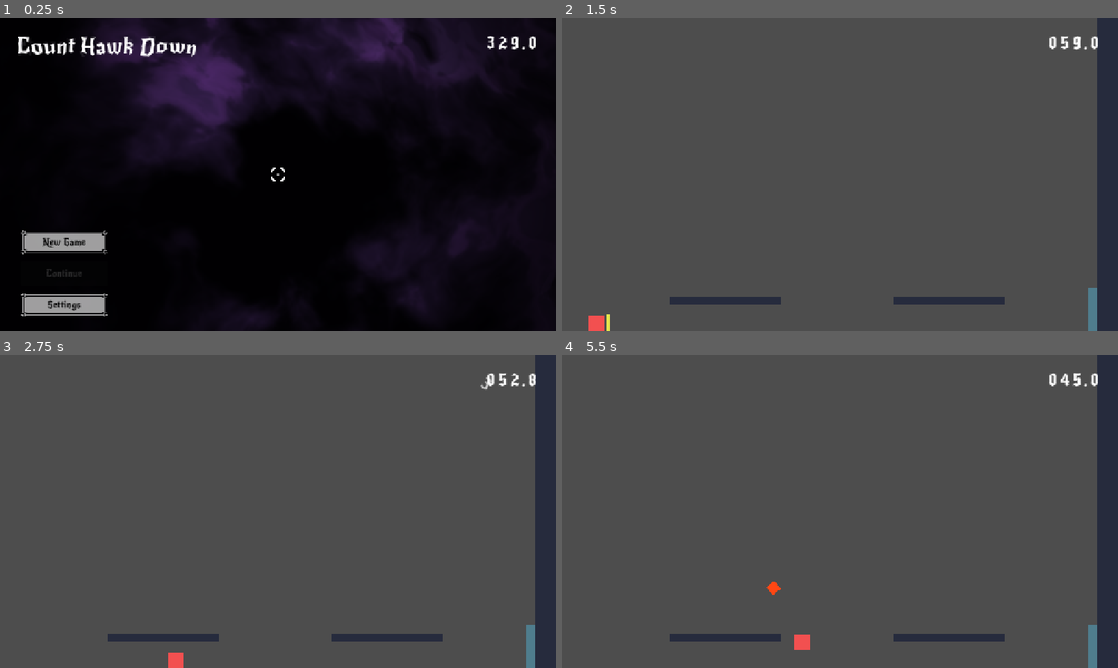
Above: before the commit, frames 1-4 (two rows, left to right).
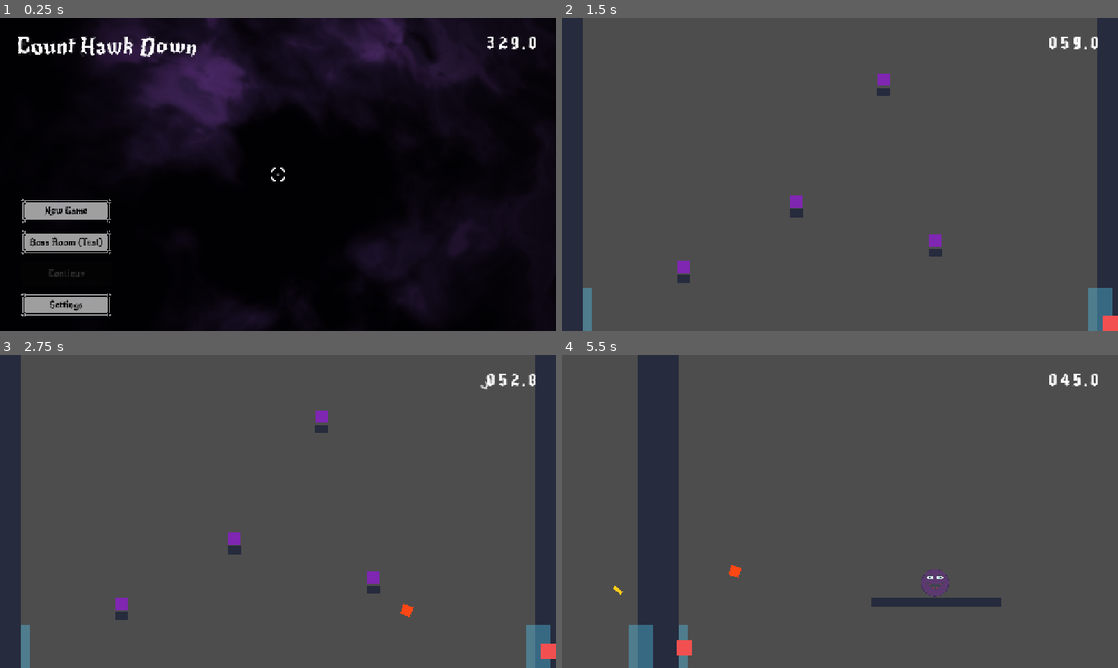
Above: after the commit, the same moments.

Repository: PACarniglia/count-hawk-down
Game: Godot game, scene res://scenes/MainMenu.tscn
Same seed, same stepped clock (60 frames per second), same inputs: the game is played once before the commit and once after it. The engine's default icon, where the game draws it, is replaced by a stand-in: a white triangle on a blue panel in a dark square. Sound files missing from this copy of the repository are replaced by a short silence.
Inputs (mouse positions are in pixels of both pictures, inside the frame that each line leads up to):
- Up to frame 1 (0.25 s): no input
- Up to frame 2 (1.5 s): click (628, 243) at 0.5 s, where only the run after the commit has a clickable "Boss Room (Test)"; tap Enter at 1.25 s; move the mouse to (962, 158) at 1.27 s; hold D (move_right) from 1.28 s (still down); click (962, 158) at 1.35 s
- Up to frame 3 (2.75 s): keep holding D (move_right); tap W (move_jump) at 1.52, 2.27 s; move the mouse to (166, 527) at 2.02 s; right-click (166, 527) at 2.1 s
- Up to frame 4 (5.5 s): move the mouse to (895, 442) at 2.77 s; release D (move_right) at 2.78 s; hold A (move_left) 2.78-3.53 s; click (895, 442) at 2.85 s; move the mouse to (812, 574) at 3.52 s; hold D (move_right) 3.53-5.03 s; right-click (812, 574) at 3.6 s; click (812, 574) at 3.67 s; tap W (move_jump) at 3.77, 4.52, 5.27 s; move the mouse to (1006, 558) at 4.27 s; click (1006, 558) at 4.35 s; move the mouse to (673, 464) at 5.02 s; hold A (move_left) from 5.03 s (still down); right-click (673, 464) at 5.1 s

The runs differ from the first frame. In frame 1, 1.8% of the frame differs, in the area x 3-97%, y 5-96%; in frame 2, 6.2%; in frame 3, 6.2%; in frame 4, 14%, in the area x 9-100%, y 0-100%.

Commit message:
feat(boss): implement boss test room and boss animations

Diff:
--- a/project.godot
+++ b/project.godot
@@ -70,6 +70,7 @@
 
 [rendering]
 
+textures/canvas_textures/default_texture_filter=0
 rendering_device/driver.windows="d3d12"
 
 [text_editor]
--- a/scenes/MainMenuScreen.tscn
+++ b/scenes/MainMenuScreen.tscn
@@ -29,6 +29,11 @@
 size_flags_horizontal = 3
 text = "New Game"
 
+[node name="BossTestButton" parent="MenuButtons" instance=ExtResource("2_fantasy_menu_button")]
+layout_mode = 2
+size_flags_horizontal = 3
+text = "Boss Room (Test)"
+
 [node name="ContinueButton" parent="MenuButtons" instance=ExtResource("2_fantasy_menu_button")]
 layout_mode = 2
 size_flags_horizontal = 3
@@ -42,4 +47,5 @@
 text = "Settings"
 
 [connection signal="pressed" from="MenuButtons/SettingsButton" to="." method="_on_settings_button_pressed"]
+[connection signal="pressed" from="MenuButtons/BossTestButton" to="." method="_on_boss_test_button_pressed"]
 [connection signal="pressed" from="MenuButtons/PlayButton" to="." method="_on_play_button_pressed"]
--- a/scenes/prefabs/enemy/boss.gd
+++ b/scenes/prefabs/enemy/boss.gd
@@ -16,13 +16,19 @@
 @export var missile_spawn_height: float = -20.0
 @export var missile_speed: float = 350.0
 @export var missile_turn_speed: float = 1.0
+@export var frame_size: Vector2i = Vector2i(64, 64)
+@export var shoot_frame_hold_time: float = 1.0
+@export var shoot_shake_amplitude: float = 2.0
 
 @export var state_id: String
 
 var _hop_timer: float = 0.0
 var _missile_timer: float = 0.0
+var _shoot_anim_timer: float = 0.0
 var _player: Node2D = null
 var _rng := RandomNumberGenerator.new()
+@onready var _sprite := get_node_or_null("Sprite2D") as Sprite2D
+var _sprite_base_position: Vector2 = Vector2.ZERO
 
 
 func _ready() -> void:
@@ -31,6 +37,9 @@
 	_hop_timer = hop_cooldown
 	_missile_timer = missile_barrage_cooldown
 	_rng.randomize()
+	if _sprite != null:
+		_sprite_base_position = _sprite.position
+		_set_frame(0)
 
 
 func _physics_process(delta: float) -> void:
@@ -39,6 +48,7 @@
 
 	_hop_timer -= delta
 	_missile_timer -= delta
+	_shoot_anim_timer = maxf(_shoot_anim_timer - delta, 0.0)
 
 	if is_on_floor():
 		velocity.x = move_toward(velocity.x, 0.0, ground_friction * delta)
@@ -52,7 +62,7 @@
 
 	velocity.y = min(velocity.y + gravity * delta, max_fall_speed)
 	move_and_slide()
-	_update_facing()
+	_update_animation()
 
 
 func _perform_hop() -> void:
@@ -67,6 +77,7 @@
 func _fire_missile_barrage() -> void:
 	if missile_scene == null:
 		return
+	_shoot_anim_timer = shoot_frame_hold_time
 	var n := maxi(missile_count, 1)
 	for i in range(n):
 		var t := 0.5 if n == 1 else float(i) / float(n - 1)
@@ -82,14 +93,31 @@
 		missile.global_position = global_position + Vector2(lerp(-missile_spread * 0.5, missile_spread * 0.5, t), missile_spawn_height)
 
 
-func _update_facing() -> void:
-	var visual := get_node_or_null("Polygon2D") as Polygon2D
-	if visual == null:
+func _update_animation() -> void:
+	if _sprite == null:
 		return
-	if velocity.x > 6.0:
-		visual.scale.x = 1.0
-	elif velocity.x < -6.0:
-		visual.scale.x = -1.0
+
+	if _shoot_anim_timer > 0.0:
+		_set_frame(3)
+		var shake := Vector2(_rng.randf_range(-1.0, 1.0), _rng.randf_range(-1.0, 1.0)) * shoot_shake_amplitude
+		_sprite.position = _sprite_base_position + shake
+		return
+
+	_sprite.position = _sprite_base_position
+	if velocity.y < -20.0:
+		_set_frame(1)
+	elif velocity.y > 20.0 and not is_on_floor():
+		_set_frame(2)
+	else:
+		_set_frame(0)
+
+
+func _set_frame(frame_index: int) -> void:
+	if _sprite == null:
+		return
+	var frame_w := float(frame_size.x)
+	var frame_h := float(frame_size.y)
+	_sprite.region_rect = Rect2(frame_w * frame_index, 0.0, frame_w, frame_h)
 
 
 func _on_hurtbox_body_entered(body: Node2D) -> void:
--- a/scenes/prefabs/enemy/boss.tscn
+++ b/scenes/prefabs/enemy/boss.tscn
@@ -1,7 +1,8 @@
-[gd_scene load_steps=4 format=3]
+[gd_scene format=3 uid="uid://bd8m7xdua4xwv"]
 
-[ext_resource type="Script" path="res://scenes/prefabs/enemy/boss.gd" id="1_boss"]
-[ext_resource type="PackedScene" path="res://scenes/prefabs/enemy/missile.tscn" id="2_missile"]
+[ext_resource type="Script" uid="uid://ck1rbtx1dk7q0" path="res://scenes/prefabs/enemy/boss.gd" id="1_boss"]
+[ext_resource type="PackedScene" uid="uid://b0yj3udoddbau" path="res://scenes/prefabs/enemy/missile.tscn" id="2_missile"]
+[ext_resource type="Texture2D" uid="uid://48uk5vi0baeo" path="res://sprites/enemies/boss/boss_spritesheet.png" id="3_sprite"]
 
 [sub_resource type="RectangleShape2D" id="RectangleShape2D_body"]
 size = Vector2(64, 64)
@@ -9,22 +10,22 @@
 [sub_resource type="CircleShape2D" id="CircleShape2D_hurt"]
 radius = 34.0
 
-[node name="Boss" type="CharacterBody2D" groups=["enemy"]]
+[node name="Boss" type="CharacterBody2D" unique_id=1276053345 groups=["enemy"]]
 script = ExtResource("1_boss")
 missile_scene = ExtResource("2_missile")
 
-[node name="CollisionShape2D" type="CollisionShape2D" parent="."]
+[node name="CollisionShape2D" type="CollisionShape2D" parent="." unique_id=978749333]
 shape = SubResource("RectangleShape2D_body")
 
-[node name="Polygon2D" type="Polygon2D" parent="."]
-color = Color(0.686275, 0.129412, 0.854902, 1)
-polygon = PackedVector2Array(-32, -32, 32, -32, 32, 32, -32, 32)
+[node name="Sprite2D" type="Sprite2D" parent="." unique_id=2119074827]
+texture = ExtResource("3_sprite")
+offset = Vector2(0, -4)
+region_enabled = true
+region_rect = Rect2(0, 0, 64, 64)
 
-[node name="Hurtbox" type="Area2D" parent="."]
-monitoring = true
-monitorable = true
+[node name="Hurtbox" type="Area2D" parent="." unique_id=437196551]
 
-[node name="HurtboxShape" type="CollisionShape2D" parent="Hurtbox"]
+[node name="HurtboxShape" type="CollisionShape2D" parent="Hurtbox" unique_id=1092369777]
 shape = SubResource("CircleShape2D_hurt")
 
 [connection signal="body_entered" from="Hurtbox" to="." method="_on_hurtbox_body_entered"]
--- /dev/null
+++ b/scenes/world/WorldBossTest.tscn
@@ -0,0 +1,28 @@
+[gd_scene format=3]
+
+[ext_resource type="Script" path="res://scenes/world/world.gd" id="1_1oml7"]
+[ext_resource type="PackedScene" uid="uid://dlpbohgxrj7o6" path="res://scenes/prefabs/player/player.tscn" id="2_6eebf"]
+[ext_resource type="Script" uid="uid://cklnuwtnfxeaw" path="res://scenes/world/RoomManager.gd" id="3_room_manager"]
+
+[node name="World" type="Node2D"]
+script = ExtResource("1_1oml7")
+
+[node name="LoadedRooms" type="Node2D" parent="."]
+
+[node name="Camera2D" type="Camera2D" parent="."]
+position = Vector2(0, 10)
+limit_left = -100000
+limit_top = -100000
+limit_right = 100000
+limit_bottom = 100000
+
+[node name="Player" parent="." instance=ExtResource("2_6eebf")]
+position = Vector2(0, 40)
+time_limit_seconds = 60.0
+
+[node name="RoomManager" type="Node" parent="."]
+script = ExtResource("3_room_manager")
+starting_room_id = "boss"
+starting_entry_id = "EntryPointLeft"
+
+[node name="CanvasLayer" type="CanvasLayer" parent="."]
--- a/scripts/MainMenu.gd
+++ b/scripts/MainMenu.gd
@@ -38,6 +38,7 @@
 const MAIN_MENU_SCREEN := preload("res://scenes/MainMenuScreen.tscn")
 const SETTINGS_SCREEN := preload("res://scenes/SettingsScreen.tscn")
 const WORLD_SCENE_PATH := "res://scenes/world/World.tscn"
+const WORLD_BOSS_TEST_SCENE_PATH := "res://scenes/world/WorldBossTest.tscn"
 
 func _ready() -> void:
 	_setup_cursor()
@@ -95,12 +96,21 @@
 	_show_screen(MAIN_MENU_SCREEN.instantiate())
 	current_screen.connect(&"new_game_requested", start_new_game)
 	current_screen.connect(&"settings_requested", show_settings)
+	current_screen.connect(&"boss_test_requested", start_boss_room_test)
 
 func start_new_game() -> void:
 	call_deferred("_change_to_world")
 
+
+func start_boss_room_test() -> void:
+	call_deferred("_change_to_boss_test_world")
+
 func _change_to_world() -> void:
 	get_tree().change_scene_to_file(WORLD_SCENE_PATH)
+
+
+func _change_to_boss_test_world() -> void:
+	get_tree().change_scene_to_file(WORLD_BOSS_TEST_SCENE_PATH)
 
 func show_settings() -> void:
 	_show_screen(SETTINGS_SCREEN.instantiate())
--- a/scripts/MainMenuScreen.gd
+++ b/scripts/MainMenuScreen.gd
@@ -2,9 +2,14 @@
 
 signal new_game_requested
 signal settings_requested
+signal boss_test_requested
 
 func _on_play_button_pressed() -> void:
 	new_game_requested.emit()
 
 func _on_settings_button_pressed() -> void:
 	settings_requested.emit()
+
+
+func _on_boss_test_button_pressed() -> void:
+	boss_test_requested.emit()
